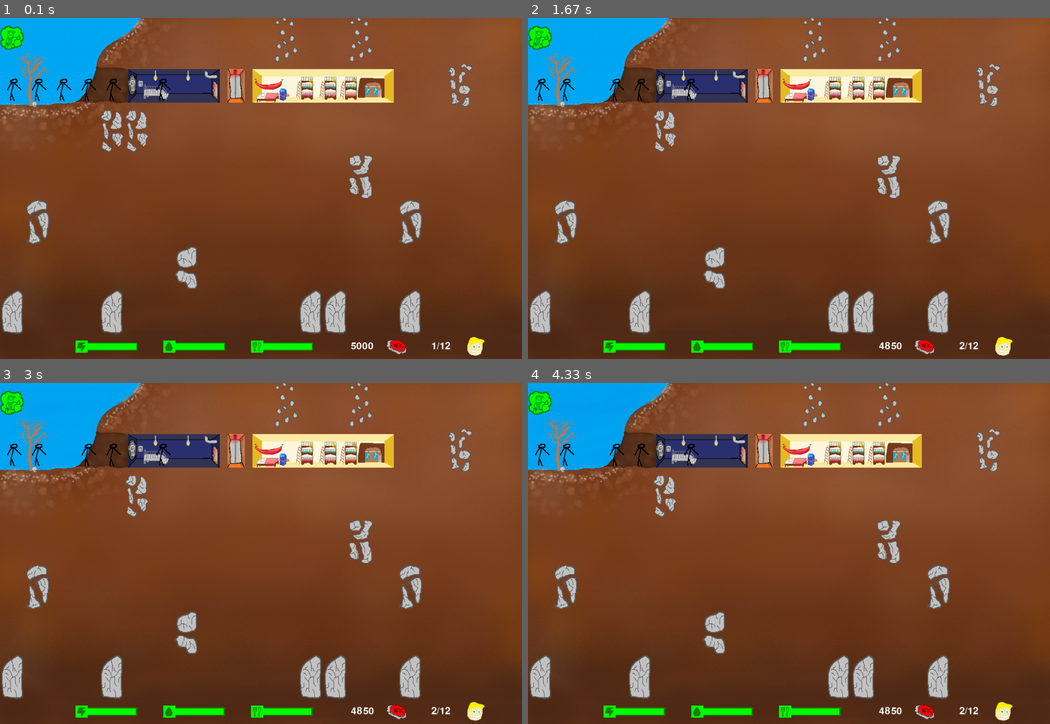
Above: before the commit, frames 1-4 (two rows, left to right).
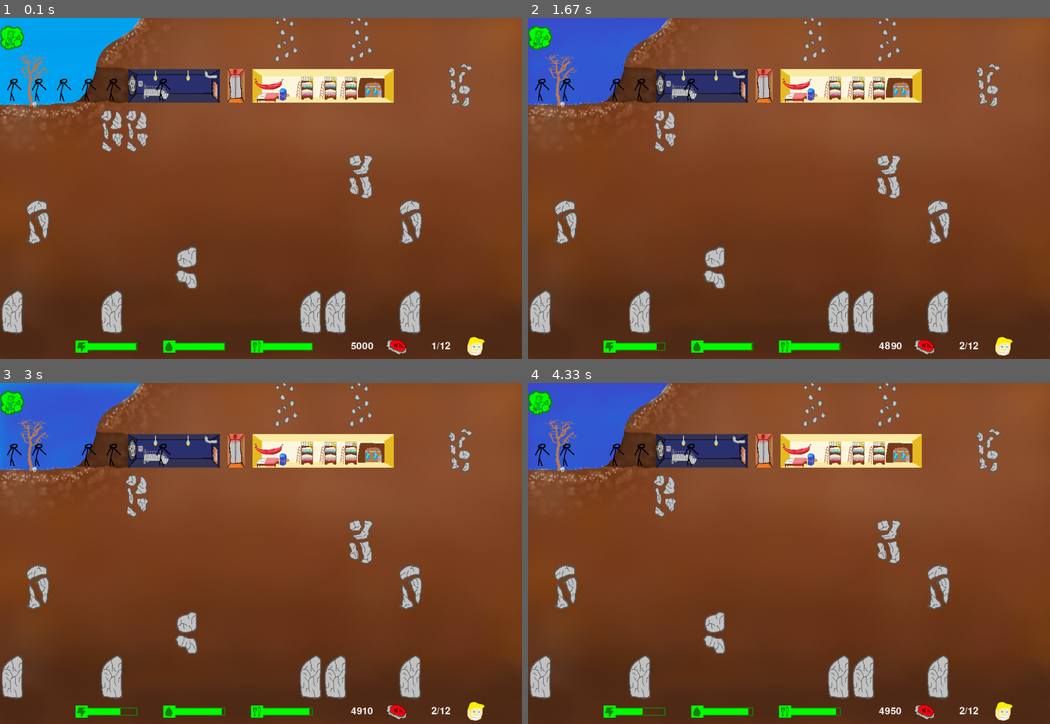
Above: after the commit, the same moments.

Repository: erickxbliv/Jogo-pygame
Game: pygame game, started from main.py
Same seed, same stepped clock (60 frames per second), same inputs: the game is played once before the commit and once after it.
Inputs (mouse positions are in pixels of both pictures, inside the frame that each line leads up to):
- Up to frame 1 (0.1 s): no input
- Up to frame 2 (1.67 s): press the mouse at (789, 212) at 0.37 s; move the mouse to (726, 198) at 0.47 s; release the mouse at (663, 191) at 0.6 s; click (627, 137) at 0.72 s; click (851, 219) at 1.05 s; click (590, 79) at 1.38 s
- Up to frame 3 (3 s): no input
- Up to frame 4 (4.33 s): click (987, 427) at 3.55 s; click (789, 587) at 3.88 s; press the mouse at (987, 427) at 4.2 s; move the mouse to (820, 543) at 4.3 s

The runs differ from the first frame. In frame 1, less than 0.1% of the frame differs, in the area x 26-27%, y 95-98%; in frame 2, 4.6%; in frame 3, 4.7%; in frame 4, 4.7%, in the area x 0-72%, y 0-98%.

Commit message:
tentativa de organizar producao, iniciar registros

Diff:
--- a/funcoes.py
+++ b/funcoes.py
@@ -212,7 +212,7 @@
 
 
     if fundir != None: fusao(jogo,lista,pos_vetor,fundir)
-
+    jogo.sobresalas.calcconsumo()
     sucesso =  pygame.mixer.Sound(path.join('sons','obrafinalizada.wav'))
     pygame.mixer.Sound.play(sucesso)
 
@@ -394,9 +394,10 @@
     lista[pos_vetor].obj = None
     lista[pos_vetor+1].obj = None
     lista[pos_vetor+2].obj = None
-    lista[pos_vetor+3].obj = None
-    lista[pos_vetor+4].obj = None
-    lista[pos_vetor+5].obj = None
+    if pos_vetor <= 143:
+        lista[pos_vetor+3].obj = None
+        lista[pos_vetor+4].obj = None
+        lista[pos_vetor+5].obj = None
 
 
 def empregar_Dw_Cl(dweller,celula):
@@ -426,7 +427,8 @@
     else: cor = 255, 0, 0
     pygame.draw.rect(jogo.janela,cor,comida_4pontas)
 
-    if jogo.energia >= jogo.sobresalas.consumo: cor = 0, 255, 0
+    #if jogo.energia >= (jogo.sobresalas.consumo): cor = 0, 255, 0 #NA VDD DEVERIA SER O (CONSUMO - PRODUCAO POR HORA)
+    if jogo.energia >= (jogo.sobresalas.consumo - (jogo.sobresalas.producao[4] * jogo.sobresalas.qtd_EQCAEDRT[4])): cor = 0, 255, 0 #TESTE
     else: cor = 255, 0, 0
     pygame.draw.rect(jogo.janela,cor,energia_4pontas)
 
--- a/main.py
+++ b/main.py
@@ -69,7 +69,7 @@
 
 #verificar como estao os dados, pra dar game over ou continuar. aqui tambem e consumida a vida e saude quando abaixo do minimo
     print(jogo.energia, jogo.sobresalas.consumo)
-    jogo.sobresalas.calcconsumo()
+    #print(jogo.agua,(jogo.moradores * jogo.sobresalas.minimo))
 
     for event in pygame.event.get():
         if event.type == pygame.QUIT: sys.exit()
@@ -84,17 +84,24 @@
 
                 #print(pos_vetor)
                 if pos_vetor == 0:
-                    menu.sistema(jogo,celulas.lista)
+                    menu.sistema(jogo,celulas.lista,dwellers.lista)
 
                 elif celulas.lista[pos_vetor].morador != None and pos_vetor >= 21 and pos_vetor <= 25:
-                        dwellers.lista.append(celulas.lista[pos_vetor].morador)
-                        jogo.moradores += 1
-                        celulas.lista[pos_vetor].morador.celula = "intervalo"     #sera se isso da erro?
-                        celulas.lista[pos_vetor].morador = None
+                    dwellers.lista.append(celulas.lista[pos_vetor].morador)
+                    jogo.moradores += 1
+                    celulas.lista[pos_vetor].morador.celula = "intervalo"     #sera se isso da erro?
+                    celulas.lista[pos_vetor].morador = None
+
+
 
                 elif celulas.lista[pos_vetor].pedra == True:
+                    print("ola")
                     funcoes.minerar(jogo, celulas.lista[pos_vetor])
                     funcoes.pretendencia(celulas.lista,pos_vetor,True)
+
+                elif celulas.lista[pos_vetor].vazio != None and celulas.lista[pos_vetor].vazio != False:
+                    print("ei")
+                    pass
 
     funcoes.animacao(jogo, celulas.lista,True)
 
@@ -110,7 +117,7 @@
         if jogo.energia < (jogo.sobresalas.consumo // 24): jogo.energia = 0
         else: jogo.energia = jogo.energia - (jogo.sobresalas.consumo // 24)
 
-    horario += 0.01
+    horario += 0.5
     if horario > 24.0:    #24 = max de imagens
         horario = 1.0
         jogo.dinheiro += jogo.sobresalas.lucrodia
--- a/menu.py
+++ b/menu.py
@@ -60,7 +60,7 @@
 #fazer aqui todo e qualquer menu, qualquer icone verdinho que representar uma função era bom ficar aqui
 
 
-def sistema(jogo, lista):
+def sistema(jogo, lista, registro):
 
     desfocar = pygame.image.load(path.join('sistema', 'sistemaaberto.png'))
     subsistemas = pygame.image.load(path.join('sistema', 'subsistemas.png'))
--- a/testedados.py
+++ b/testedados.py
@@ -1,17 +1,18 @@
 class dados:
     def __init__(self):
         #sempre seguir a mesma ordem: elevador, quarto...
-
+        #a maioria desses dados so se atualiza no erguer, atualizar ou demolir!!!
 
         #quantidade
         self.qtd_EQCAEDRT = [1,6,0,0,0,0,0,0] #eu pensei em isso alterar com a dificuldade mas melhor n
         #salas com nivel maior nao podem aumentar a quantidade se nao o preco pra construir novas se elevaria demais
         #preco
-        self.cnsm_EQCAEDRT = [10,15,20,20,5,20,30,30]
+        self.cnsm_EQCAEDRT = [10,15,20,20,5,20,30,30] #isso ja ta certo
         self.cosumo = None
         #pagina1 = ["elevador","quarto","cozinha","tratamento"]
         #pagina2 = ["gerador","renda","laboratorio","treinamento"]      #cancelei radio
 
+        self.producao = [0,0,0,0,10,0,0,0]
         self.pagina0 = [100//4,80//4,200//4,200//4]
         self.pagina1 = [200//4,100//4,200//4,500//4]
 
@@ -19,7 +20,7 @@
         self.precoatual = None
 
         self.lucrodia = None
-        self.totaldwellers = None
+        #self.totaldwellers = None
 
         self.gastoagua = self.gastocomida = 20   #por pessoa
         self.minimo = 10 #quando cada pessoa tem menos do minimo a barra fica vermelha, que e metade dos gastos
@@ -32,11 +33,11 @@
         if (id_sala // 3) < 1:
             self.preco[0][id_sala] = (self.pagina0[id_sala] * (self.qtd_EQCAEDRT[id_sala]-1)) + (self.pagina0[id_sala] * 4)
         else:
-            self.preco[1][id_sala-4] = (self.pagina1[id_sala-4] * self.qtd_EQCAEDRT[id_sala]) + (self.pagina0[id_sala] * 4)
+            self.preco[1][id_sala-4] = (self.pagina1[id_sala-4] * self.qtd_EQCAEDRT[id_sala-4]) + (self.pagina0[id_sala-4] * 4)
 
     def calcconsumo(self):
         self.consumo = 0
         qtd = 0
         while qtd < 8:
             self.consumo += (self.qtd_EQCAEDRT[qtd] * self.cnsm_EQCAEDRT[qtd])
-            qtd+=1
+            qtd += 1
